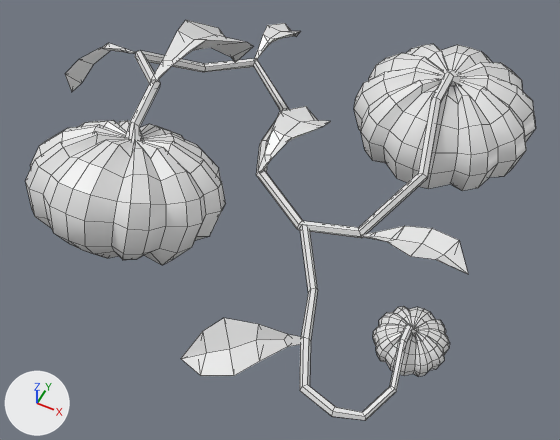
One commit to the FBX model Assets/Models/Cereal/Pumpkins/Pumpkins.fbx: the scene before it, then after it.
Before and after are seen from a 50 mm camera at (-1.779, 2.541, 1.125) aimed at (-2.22, 3.422, 0.024). Lighting does not change. The marker at lower left points along +X, +Y and +Z. Mesh edges are drawn as thin lines. Vertices at the same position are counted once.

In view in the first picture: 'Pumpkins'.
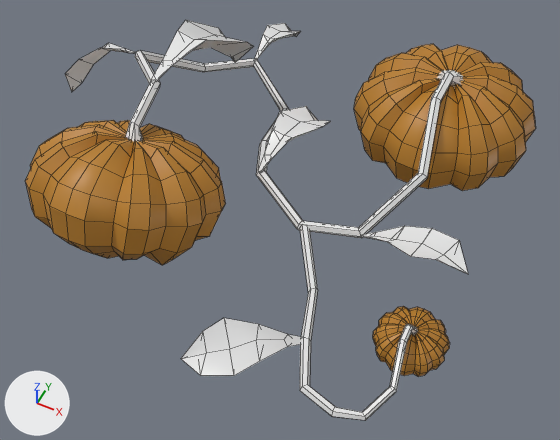
Changed parts and their boxes (x1, y1, x2, y2) in the pictures (560 x 440 px; the box of a moved part takes in the faces that stretch with it):
'Pumpkins', recoloured, reshaped, rescaled
    both: (25, 20, 536, 420)
part 1 of me_sphere_003, moved or reshaped
    both: (373, 306, 450, 376)
part 2 of me_sphere_003, moved or reshaped
    both: (354, 44, 536, 191)
part 3 of me_sphere_003, moved or reshaped
    both: (25, 120, 225, 265)
part 4 of me_sphere_003, moved or reshaped
    both: (132, 123, 143, 142)
part 5 of me_sphere_003, moved or reshaped
    both: (125, 51, 464, 238)
part 6 of me_sphere_003, moved or reshaped
    both: (300, 226, 418, 420)
part 7 of me_sphere_003, moved or reshaped
    both: (65, 43, 135, 91)
part 8 of me_sphere_003, moved or reshaped
    both: (255, 23, 300, 59)
part 9 of me_sphere_003, moved or reshaped
    both: (258, 106, 330, 173)
part 10 of me_sphere_003, moved or reshaped
    both: (151, 20, 253, 81)
part 11 of me_sphere_003, moved or reshaped
    both: (181, 318, 302, 376)

Edits to the bpy script that builds the scene:
```text
Change mat_material:
    mat_material.base_color: (0.8, 0.8, 0.8) -> (0.477, 0.207, 0.0195)  # white #e7e7e7 -> orange #b87e26
Change me_sphere_003:
    where me_sphere_003.from_pydata(...)  # 967 vertices, 1034 faces; spans x -733.0..723.0, y -638.0..77.0, z -705.0..762.0
    used by ob_pumpkins; location = (-2.298, 3.495, 0.023); rotation_euler = (1.571, 0.0, 0.0), in degrees (90, 0, 0); scale = (-0.000625, -0.00037, -0.000625)
    me_sphere_003 part 1: the loose piece of 226 vertices spanning x -733.0..-537.0, y -154.0..31.0, z -468.0..-268.0 is scaled about the mesh origin by (-0.0625, -0.037, -0.0625)
    me_sphere_003 part 2: the loose piece of 226 vertices spanning x -725.0..-163.0, y -505.0..24.0, z 129.0..702.0 is scaled about the mesh origin by (-0.0625, -0.037, -0.0625)
    me_sphere_003 part 3: the loose piece of 226 vertices spanning x -9.0..553.0, y -583.0..25.0, z -583.0..-41.0 is scaled about the mesh origin by (-0.0625, -0.037, -0.0625)
    me_sphere_003 part 4: the loose piece of 12 vertices spanning x 231.0..301.0, y -530.0..-421.0, z -276.0..-212.0 is scaled about the mesh origin by (-0.0625, -0.037, -0.0625)
    me_sphere_003 part 5: the loose piece of 91 vertices spanning x -507.0..522.0, y -547.0..77.0, z -274.0..521.0 is scaled about the mesh origin by (-0.0625, -0.037, -0.0625)
    me_sphere_003 part 6: the loose piece of 60 vertices spanning x -658.0..-223.0, y -208.0..0.0, z -650.0..-177.0 is scaled about the mesh origin by (-0.0625, -0.037, -0.0625)
    me_sphere_003 part 7: the loose piece of 21 vertices spanning x 522.0..723.0, y -451.0..-202.0, z -11.0..136.0 is scaled about the mesh origin by (-0.0625, -0.037, -0.0625)
    me_sphere_003 part 8: the loose piece of 21 vertices spanning x 203.0..325.0, y -169.0..2.0, z 509.0..762.0 is scaled about the mesh origin by (-0.0625, -0.037, -0.0625)
    me_sphere_003 part 9: the loose piece of 21 vertices spanning x -144.0..15.0, y -333.0..-111.0, z -62.0..267.0 is scaled about the mesh origin by (-0.0625, -0.037, -0.0625)
    me_sphere_003 part 10: the loose piece of 21 vertices spanning x 187.0..420.0, y -638.0..-168.0, z -46.0..400.0 is scaled about the mesh origin by (-0.0625, -0.037, -0.0625)
    me_sphere_003 part 11: the loose piece of 21 vertices spanning x -390.0..-112.0, y -191.0..-6.0, z -705.0..-488.0 is scaled about the mesh origin by (-0.0625, -0.037, -0.0625)
Change ob_pumpkins:
    ob_pumpkins.scale: (-0.000625, -0.00037, -0.000625) -> (0.01, 0.01, 0.01)
```
